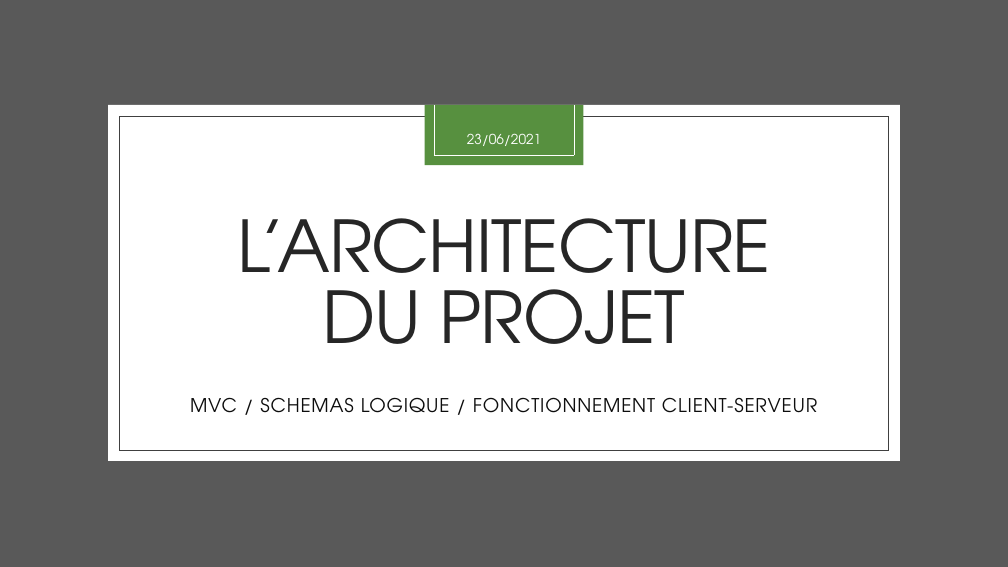
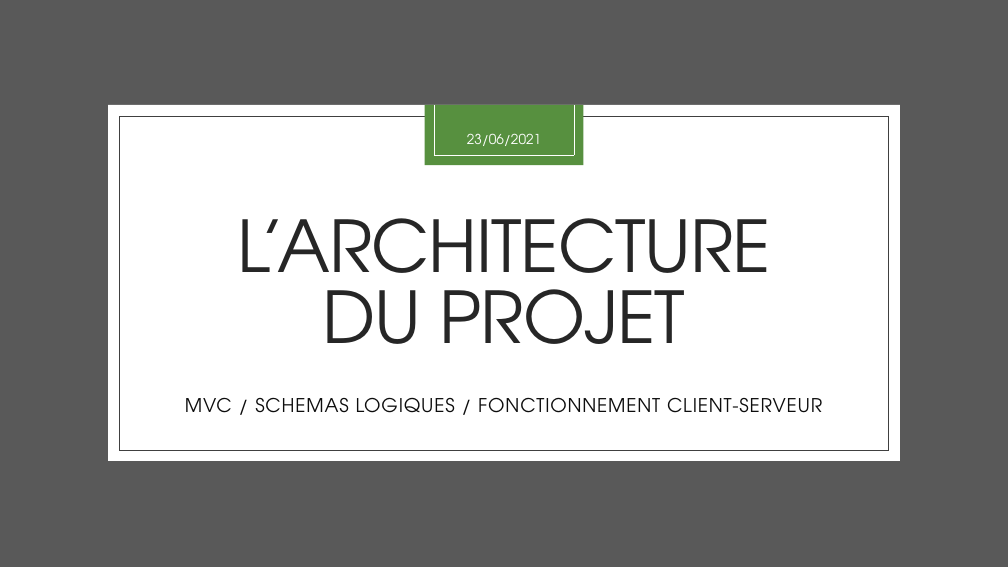
Before and after one commit to aiekick/ProjectStationMeteo, a slide deck: slide 9 of doc/StationMeteo_Soutenance_Stephane.pptx (slide 10 before the commit). Drawn at 1008x567 pixels with LibreOffice and Linux fonts; fonts in the diff are those of the drawing. Boxes give left, top, right and bottom in pixels: in the first picture for what was removed or moved away, otherwise in the second. Text is boxed around its words. In the diff, an @@ line names an element or a change of style, - is before the commit and + after.

```diff
--- a/doc/StationMeteo_Soutenance_Stephane.pptx
+++ b/doc/StationMeteo_Soutenance_Stephane.pptx
@@ subtitle at bbox=[185, 397, 822, 413]: text changed @@
-MVC / SCHEMAS LOGIQUE / FONCTIONNEMENT CLIENT-SERVEUR
+MVC / SCHEMAS LOGIQUES / FONCTIONNEMENT CLIENT-SERVEUR
```
Also in this commit, not shown: 8 other slides changed, 5 slides removed.
